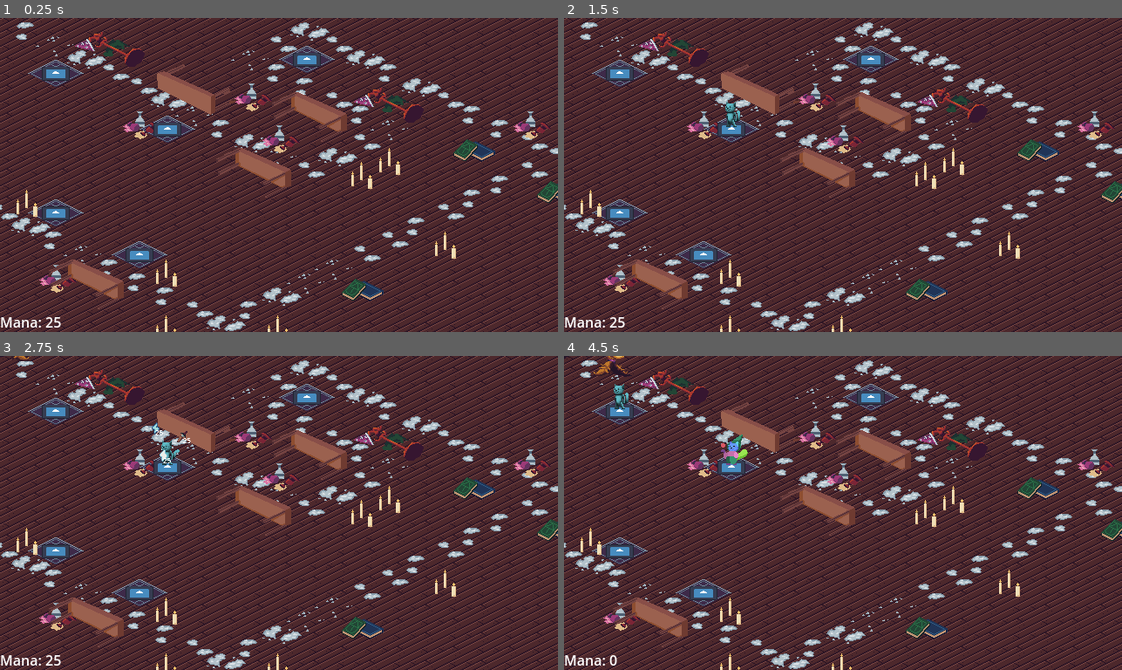
Above: before the commit, frames 1-4 (two rows, left to right).
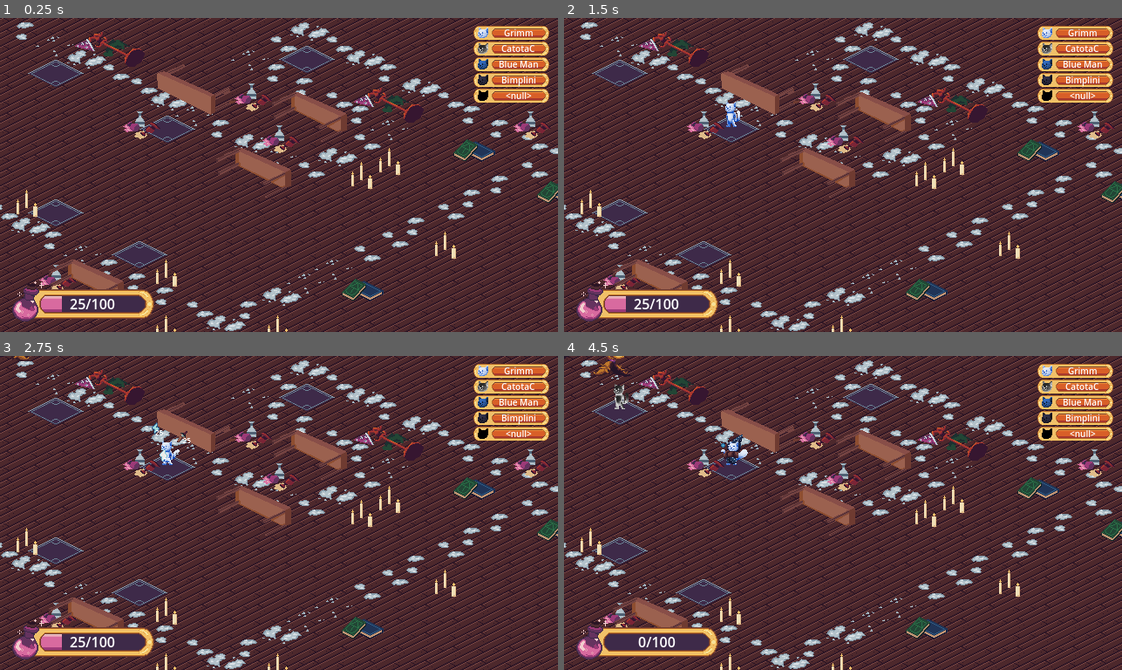
Above: after the commit, the same moments.

Repository: Travotavo/cat-td
Game: Godot game, scene res://Travo_Testing.tscn
Same seed, same stepped clock (60 frames per second), same inputs: the game is played once before the commit and once after it. This scene is started directly instead of the project's main scene. The engine's default icon, where the game draws it, is replaced by a stand-in: a white triangle on a blue panel in a dark square.
Inputs (mouse positions are in pixels of both pictures, inside the frame that each line leads up to):
- Up to frame 1 (0.25 s): no input
- Up to frame 2 (1.5 s): tap Enter at 0.5 s; move the mouse to (731, 131) at 0.52 s; click (731, 131) at 0.67 s; click (731, 127) at 1.25 s
- Up to frame 3 (2.75 s): tap Space at 2 s; move the mouse to (167, 450) at 2.02 s; click (167, 450) at 2.17 s
- Up to frame 4 (4.5 s): click "25" at 2.75 s; move the mouse to (619, 412) at 3.52 s; click (619, 412) at 3.67 s; click (619, 409) at 4.25 s

The runs differ from the first frame. In frame 1, 6.0% of the frame differs, in the area x 0-99%, y 2-99%; in frame 2, 6.1%; in frame 3, 6.1%; in frame 4, 6.3%.

Commit message:
Cat hunger visualized. Cat personalities added

Diff:
--- /dev/null
+++ b/Scenes/Menus/cat_display.tscn
@@ -0,0 +1,70 @@
+[gd_scene load_steps=11 format=3 uid="uid://2bwmjmw547ym"]
+
+[ext_resource type="Script" uid="uid://dg1mvwdcurqpe" path="res://Scripts/Menus/cat_display.gd" id="1_fsu8v"]
+[ext_resource type="Resource" uid="uid://cbsbaos7v2gud" path="res://Scripts/Towers/Cats/Tac.tres" id="2_dlkiy"]
+[ext_resource type="Shader" uid="uid://cvlpd831rsmno" path="res://Assets/Towers/_Cat_Color.gdshader" id="3_1vley"]
+[ext_resource type="Texture2D" uid="uid://b4fmrlutyogtb" path="res://Assets/Menus/UI buttons/hunger_bar.png" id="4_iinl0"]
+
+[sub_resource type="Gradient" id="Gradient_lp3y4"]
+colors = PackedColorArray(0, 0, 0, 1, 0.440117, 0.857793, 0.910538, 1)
+
+[sub_resource type="GradientTexture1D" id="GradientTexture1D_o6uye"]
+gradient = SubResource("Gradient_lp3y4")
+
+[sub_resource type="ShaderMaterial" id="ShaderMaterial_okqra"]
+resource_local_to_scene = true
+shader = ExtResource("3_1vley")
+shader_parameter/epsilon = 0.0001
+shader_parameter/colors = SubResource("GradientTexture1D_o6uye")
+shader_parameter/target_colors = PackedColorArray(0.172549, 0.0745098, 0.160784, 1, 0.847059, 0.415686, 0.623529, 1, 0.776471, 0.278431, 0.509804, 1, 0.321569, 0.117647, 0.227451, 1, 0.615686, 0.227451, 0.470588, 1, 0.396078, 0.2, 0.372549, 1, 0.211765, 0.0862745, 0.188235, 1, 0.639216, 0.333333, 0.580392, 1, 0.607843, 0.270588, 0.52549, 1, 0.337255, 0.160784, 0.329412, 1, 0.533333, 0.243137, 0.505882, 1, 0.431373, 0.231373, 0.462745, 1, 0.270588, 0.141176, 0.298039, 1, 0.396078, 0.192157, 0.396078, 1, 0.329412, 0.172549, 0.368627, 1)
+
+[sub_resource type="AtlasTexture" id="AtlasTexture_brtj4"]
+atlas = ExtResource("4_iinl0")
+region = Rect2(0, 0, 96, 32)
+
+[sub_resource type="AtlasTexture" id="AtlasTexture_g7jon"]
+atlas = ExtResource("4_iinl0")
+region = Rect2(0, 64, 96, 32)
+
+[sub_resource type="AtlasTexture" id="AtlasTexture_nybq7"]
+atlas = ExtResource("4_iinl0")
+region = Rect2(0, 32, 96, 32)
+
+[node name="Cat Display" type="Control"]
+layout_mode = 3
+anchors_preset = 0
+offset_top = 14.0
+offset_bottom = 14.0
+script = ExtResource("1_fsu8v")
+cat = ExtResource("2_dlkiy")
+
+[node name="TextureProgressBar" type="TextureProgressBar" parent="."]
+material = SubResource("ShaderMaterial_okqra")
+layout_mode = 0
+offset_left = 6.0
+offset_top = -16.0
+offset_right = 102.0
+offset_bottom = 24.0
+min_value = -27.0
+max_value = 110.0
+value = 100.0
+texture_under = SubResource("AtlasTexture_brtj4")
+texture_over = SubResource("AtlasTexture_g7jon")
+texture_progress = SubResource("AtlasTexture_nybq7")
+
+[node name="Label" type="Label" parent="TextureProgressBar"]
+layout_mode = 0
+offset_left = 24.0
+offset_top = 5.0
+offset_right = 82.0
+offset_bottom = 28.0
+theme_override_font_sizes/font_size = 10
+text = "Blue Man"
+horizontal_alignment = 1
+vertical_alignment = 1
+
+[node name="Scavenge" type="Timer" parent="."]
+wait_time = 10.0
+one_shot = true
+
+[connection signal="timeout" from="Scavenge" to="." method="refresh"]
--- /dev/null
+++ b/Scenes/Menus/mana_display.tscn
@@ -0,0 +1,59 @@
+[gd_scene load_steps=7 format=3 uid="uid://7ffa3xpwvjcm"]
+
+[ext_resource type="Script" uid="uid://vw1u2uxqw8kv" path="res://Scripts/Menus/mana_display.gd" id="1_o5w7v"]
+[ext_resource type="Texture2D" uid="uid://dg7xn7d8ysfpm" path="res://Assets/Menus/UI buttons/mana_bar.png" id="2_1fu4h"]
+
+[sub_resource type="AtlasTexture" id="AtlasTexture_7nme8"]
+atlas = ExtResource("2_1fu4h")
+region = Rect2(0, 0, 192, 64)
+
+[sub_resource type="AtlasTexture" id="AtlasTexture_l0gwj"]
+atlas = ExtResource("2_1fu4h")
+region = Rect2(0, 128, 192, 64)
+
+[sub_resource type="AtlasTexture" id="AtlasTexture_lnyph"]
+atlas = ExtResource("2_1fu4h")
+region = Rect2(0, 64, 192, 64)
+
+[sub_resource type="AtlasTexture" id="AtlasTexture_lp3y4"]
+atlas = ExtResource("2_1fu4h")
+region = Rect2(0, 192, 192, 64)
+
+[node name="Mana Display" type="Control"]
+layout_mode = 3
+anchors_preset = 2
+anchor_top = 1.0
+anchor_bottom = 1.0
+grow_vertical = 0
+script = ExtResource("1_o5w7v")
+
+[node name="TextureProgressBar" type="TextureProgressBar" parent="."]
+layout_mode = 0
+offset_top = -64.0
+offset_right = 192.0
+min_value = -25.0
+max_value = 110.0
+value = 100.0
+texture_under = SubResource("AtlasTexture_7nme8")
+texture_over = SubResource("AtlasTexture_l0gwj")
+texture_progress = SubResource("AtlasTexture_lnyph")
+
+[node name="Label" type="Label" parent="TextureProgressBar"]
+layout_mode = 1
+anchors_preset = -1
+anchor_left = 0.234375
+anchor_top = 0.3125
+anchor_right = 0.875
+anchor_bottom = 0.6875
+grow_horizontal = 2
+grow_vertical = 2
+text = "100/100"
+horizontal_alignment = 1
+vertical_alignment = 1
+metadata/_edit_use_anchors_ = true
+
+[node name="TextureRect" type="TextureRect" parent="."]
+layout_mode = 0
+offset_top = -64.0
+offset_right = 192.0
+texture = SubResource("AtlasTexture_lp3y4")
--- a/Scenes/Towers/Standard_Cat.tscn
+++ b/Scenes/Towers/Standard_Cat.tscn
@@ -35,7 +35,8 @@
 height = 56.0
 
 [sub_resource type="Gradient" id="Gradient_x4j68"]
-colors = PackedColorArray(0, 0, 0, 1, 0.440117, 0.857793, 0.910538, 1)
+offsets = PackedFloat32Array(0.139344, 0.483607, 0.983607)
+colors = PackedColorArray(0, 0.2555, 0.73, 1, 0.608333, 0.708404, 0.89425, 1, 1, 1, 1, 1)
 
 [sub_resource type="GradientTexture1D" id="GradientTexture1D_03hq3"]
 gradient = SubResource("Gradient_x4j68")
--- a/Scenes/Towers/tower_slot.tscn
+++ b/Scenes/Towers/tower_slot.tscn
@@ -48,6 +48,7 @@
 script = ExtResource("1_krfsh")
 
 [node name="Bed" type="Sprite2D" parent="."]
+visible = false
 scale = Vector2(0.25, 0.125)
 texture = ExtResource("2_1mlm1")
 
--- /dev/null
+++ b/Scripts/Menus/cat_container.gd
@@ -0,0 +1,9 @@
+extends VBoxContainer
+
+func _ready():
+	LevelResources.load_rando_cats(get_child_count())
+	var iter = 0
+	for i in get_children():
+		i.cat = LevelResources.Cats[iter]
+		iter += 1
+		i._load()
--- /dev/null
+++ b/Scripts/Menus/cat_display.gd
@@ -0,0 +1,25 @@
+extends Control
+
+@export var cat:CatStats
+
+func _load():
+	$TextureProgressBar.material.set("shader_parameter/colors",cat.color)
+	$TextureProgressBar/Label.text = cat.nickname
+	cat.connect('starve', scavenge)
+
+func _process(delta):
+	$TextureProgressBar.value = cat.Hunger
+	if LevelResources.Timeout_cats.has(cat):
+		modulate = Color.DIM_GRAY
+	else:
+		modulate = Color.WHITE
+
+func scavenge():
+	LevelResources.Used_Cats.erase(cat)
+	LevelResources.Timeout_cats.append(cat)
+	$Scavenge.start()
+
+func refresh():
+	cat.feed()
+	LevelResources.Timeout_cats.erase(cat)
+	LevelResources.Unused_Cats.append(cat)
--- a/Scripts/Menus/mana_display.gd
+++ b/Scripts/Menus/mana_display.gd
@@ -1,4 +1,5 @@
-extends Label
+extends Control
 
 func _process(delta):
-	text = "Mana: " + str(LevelResources.Mana)
+	$TextureProgressBar.value = LevelResources.Mana
+	$TextureProgressBar/Label.text = str(LevelResources.Mana) + "/100"
--- a/Scripts/Towers/Cat.gd
+++ b/Scripts/Towers/Cat.gd
@@ -1,13 +1,15 @@
 extends Node2D
 class_name Cat
 
-var Hunger:float = 1.0
-var HungerDrain:float = 0.05
+var stats:CatStats
 var Near_Brooms:Array = []
 
 @onready var range := $Range/CollisionShape2D
 var cooled = false
 @onready var sprite = $Sprite
+
+func _load():
+	$Sprite.material.set("shader_parameter/colors",stats.color)
 
 func _ready():
 	AddState("Base", Cat_Form.new())
@@ -36,11 +38,12 @@
 	cooled = true
 
 func _cat_fire():
-	if Hunger < 0:
+	if stats.Hunger < 0:
+		stats.emit_signal('starve')
 		_remove_cat()
 		return
 	$AnimationPlayer.play("Attack")
-	Hunger -= HungerDrain
+	stats.Hunger -= 10
 	form._attack(5)
 	$Cooldown.start()
 
--- a/Scripts/Towers/Cat_Resource.gd
+++ b/Scripts/Towers/Cat_Resource.gd
@@ -1,9 +1,12 @@
 extends Resource
+class_name CatStats
 
+signal starve
 signal restock
 
-@export var palette:ColorPalette
 @export var nickname:String
+@export var color:Texture2D
+
 var Max_Hunger = 100
 var Hunger = 100
 
--- /dev/null
+++ b/Scripts/Towers/Cats/AAA.tres
@@ -0,0 +1,16 @@
+[gd_resource type="Resource" script_class="CatStats" load_steps=4 format=3 uid="uid://dqvx8brdvaxcj"]
+
+[ext_resource type="Script" uid="uid://dnh2fgt20k5iw" path="res://Scripts/Towers/Cat_Resource.gd" id="1_k5a4v"]
+
+[sub_resource type="Gradient" id="Gradient_k5a4v"]
+offsets = PackedFloat32Array(0.60241)
+colors = PackedColorArray(0, 0, 0, 1)
+
+[sub_resource type="GradientTexture1D" id="GradientTexture1D_o4wkk"]
+gradient = SubResource("Gradient_k5a4v")
+
+[resource]
+script = ExtResource("1_k5a4v")
+nickname = "<null>"
+color = SubResource("GradientTexture1D_o4wkk")
+metadata/_custom_type_script = "uid://dnh2fgt20k5iw"
--- /dev/null
+++ b/Scripts/Towers/Cats/Bimplini.tres
@@ -0,0 +1,15 @@
+[gd_resource type="Resource" script_class="CatStats" load_steps=4 format=3 uid="uid://bc3l0xmqaiipl"]
+
+[ext_resource type="Script" uid="uid://dnh2fgt20k5iw" path="res://Scripts/Towers/Cat_Resource.gd" id="1_h5r6l"]
+
+[sub_resource type="Gradient" id="Gradient_h5r6l"]
+colors = PackedColorArray(0, 0, 0, 1, 0.22811, 0.228247, 0.339072, 1)
+
+[sub_resource type="GradientTexture1D" id="GradientTexture1D_e2apd"]
+gradient = SubResource("Gradient_h5r6l")
+
+[resource]
+script = ExtResource("1_h5r6l")
+nickname = "Bimplini"
+color = SubResource("GradientTexture1D_e2apd")
+metadata/_custom_type_script = "uid://dnh2fgt20k5iw"
--- /dev/null
+++ b/Scripts/Towers/Cats/BlueMan.tres
@@ -0,0 +1,15 @@
+[gd_resource type="Resource" script_class="CatStats" load_steps=4 format=3 uid="uid://det11xub2tra0"]
+
+[ext_resource type="Script" uid="uid://dnh2fgt20k5iw" path="res://Scripts/Towers/Cat_Resource.gd" id="1_hbhre"]
+
+[sub_resource type="Gradient" id="Gradient_hbhre"]
+colors = PackedColorArray(0, 0, 0, 1, 0.2356, 0.492022, 0.87893, 1)
+
+[sub_resource type="GradientTexture1D" id="GradientTexture1D_gi6w7"]
+gradient = SubResource("Gradient_hbhre")
+
+[resource]
+script = ExtResource("1_hbhre")
+nickname = "Blue Man"
+color = SubResource("GradientTexture1D_gi6w7")
+metadata/_custom_type_script = "uid://dnh2fgt20k5iw"
--- /dev/null
+++ b/Scripts/Towers/Cats/Cream_Color.tres
@@ -0,0 +1,16 @@
+[gd_resource type="Resource" script_class="CatStats" load_steps=4 format=3 uid="uid://cxh0ubqty38kp"]
+
+[ext_resource type="Script" uid="uid://dnh2fgt20k5iw" path="res://Scripts/Towers/Cat_Resource.gd" id="1_70kuv"]
+
+[sub_resource type="Gradient" id="Gradient_x4j68"]
+offsets = PackedFloat32Array(0.114754, 0.385246, 0.786885, 1)
+colors = PackedColorArray(0, 0, 0, 1, 0.398936, 0.0698129, 0.387315, 1, 0.957324, 0.604301, 0.558663, 1, 1, 1, 1, 1)
+
+[sub_resource type="GradientTexture1D" id="GradientTexture1D_03hq3"]
+gradient = SubResource("Gradient_x4j68")
+
+[resource]
+script = ExtResource("1_70kuv")
+nickname = "Angel"
+color = SubResource("GradientTexture1D_03hq3")
+metadata/_custom_type_script = "uid://dnh2fgt20k5iw"
--- /dev/null
+++ b/Scripts/Towers/Cats/Grimm.tres
@@ -0,0 +1,16 @@
+[gd_resource type="Resource" script_class="CatStats" load_steps=4 format=3 uid="uid://dyih8nuw330c2"]
+
+[ext_resource type="Script" uid="uid://dnh2fgt20k5iw" path="res://Scripts/Towers/Cat_Resource.gd" id="1_lqyr5"]
+
+[sub_resource type="Gradient" id="Gradient_lqyr5"]
+offsets = PackedFloat32Array(0.139344, 0.483607, 0.983607)
+colors = PackedColorArray(0, 0.2555, 0.73, 1, 0.608333, 0.708404, 0.89425, 1, 1, 1, 1, 1)
+
+[sub_resource type="GradientTexture1D" id="GradientTexture1D_v5wur"]
+gradient = SubResource("Gradient_lqyr5")
+
+[resource]
+script = ExtResource("1_lqyr5")
+nickname = "Grimm"
+color = SubResource("GradientTexture1D_v5wur")
+metadata/_custom_type_script = "uid://dnh2fgt20k5iw"
--- /dev/null
+++ b/Scripts/Towers/Cats/Tac.tres
@@ -0,0 +1,15 @@
+[gd_resource type="Resource" script_class="CatStats" load_steps=4 format=3 uid="uid://cbsbaos7v2gud"]
+
+[ext_resource type="Script" uid="uid://dnh2fgt20k5iw" path="res://Scripts/Towers/Cat_Resource.gd" id="1_0ydrm"]
+
+[sub_resource type="Gradient" id="Gradient_0ydrm"]
+colors = PackedColorArray(1, 1, 1, 1, 0, 0, 0, 1)
+
+[sub_resource type="GradientTexture1D" id="GradientTexture1D_u1hbp"]
+gradient = SubResource("Gradient_0ydrm")
+
+[resource]
+script = ExtResource("1_0ydrm")
+nickname = "CatotaC"
+color = SubResource("GradientTexture1D_u1hbp")
+metadata/_custom_type_script = "uid://dnh2fgt20k5iw"
--- a/Scripts/Towers/Summon_Button.gd
+++ b/Scripts/Towers/Summon_Button.gd
@@ -1,13 +1,12 @@
 extends Node2D
 
-signal summon(tower:PackedScene)
+signal summon(tower:PackedScene, stats:CatStats)
 
 @export var summon_option:PackedScene
 @export var cost:int = 0
 
 func _on_button_down():
-	if cost > 0:
-		#Put price checking here, then return if impossible
-		pass
-	emit_signal('summon', summon_option)
+	if LevelResources.Unused_Cats.size() == 0:
+		return
+	emit_signal('summon', summon_option,LevelResources.Unused_Cats[0])
 	get_parent().visible = false
--- a/Scripts/Towers/Tower_Slot.gd
+++ b/Scripts/Towers/Tower_Slot.gd
@@ -8,15 +8,18 @@
 	if event is InputEventMouseButton and event.button_index == 1 and event.pressed:
 		$Enchant_Wheel._show()
 
-func _add_tower(Tower:PackedScene):
+func _add_tower(Tower:PackedScene, stats:CatStats = null):
 	var summon = Tower.instantiate()
 	if not summon is Cat:
 		$Bed.visible = false
 	$MouseShape/CollisionShape2D.disabled = true
+	summon.stats = stats
+	summon._load()
+	LevelResources.Unused_Cats.erase(stats)
+	LevelResources.Used_Cats.append(stats)
 	$Active_Slot.add_child(summon)
 	summon.connect("cat_leaves", _remove_tower)
 
 func _remove_tower():
 	$MouseShape/CollisionShape2D.disabled = false
-	$Bed.visible = true
 	$Active_Slot.get_children()[0].queue_free()
--- a/Scripts/level_resources.gd
+++ b/Scripts/level_resources.gd
@@ -1,3 +1,22 @@
 extends Node
 var Mana = 25
-var Cat_Names = ["Cataniel", "Bud", "Kid"]
+var Cats:Array[CatStats] = []
+var Unused_Cats = []
+var Used_Cats = []
+var Timeout_cats = []
+
+var cat_directory := "res://Scripts/Towers/Cats/"
+var cat_files:Array
+func _enter_tree():
+	var dir := DirAccess.open(cat_directory)
+	cat_files = dir.get_files()
+
+func load_rando_cats(num:int):
+	var picking_cats = cat_files.duplicate()
+	Cats = []
+	for i in range(num):
+		var picked = picking_cats.pick_random()
+		print(picked)
+		picking_cats.erase(picked)
+		Cats.append(load(cat_directory + picked))
+	Unused_Cats = Cats
--- a/Travo_Testing.tscn
+++ b/Travo_Testing.tscn
@@ -1,9 +1,15 @@
-[gd_scene load_steps=6 format=4 uid="uid://b27ufh8q8o608"]
+[gd_scene load_steps=12 format=4 uid="uid://b27ufh8q8o608"]
 
 [ext_resource type="Script" uid="uid://bum1aim1md2bb" path="res://Scripts/Enemies/Enemy_Spawn.gd" id="1_bg3am"]
 [ext_resource type="TileSet" uid="uid://cedcotmulrtlr" path="res://Assets/world tiles/tile_atlas.tres" id="2_o1loe"]
 [ext_resource type="PackedScene" uid="uid://dmfmy7258pykw" path="res://Scenes/Towers/tower_slot.tscn" id="2_r7ec0"]
-[ext_resource type="Script" uid="uid://vw1u2uxqw8kv" path="res://Scripts/Menus/mana_display.gd" id="4_o1loe"]
+[ext_resource type="PackedScene" uid="uid://7ffa3xpwvjcm" path="res://Scenes/Menus/mana_display.tscn" id="4_7nme8"]
+[ext_resource type="PackedScene" uid="uid://2bwmjmw547ym" path="res://Scenes/Menus/cat_display.tscn" id="5_6kjp3"]
+[ext_resource type="Script" uid="uid://2jijo3cvfbo7" path="res://Scripts/Menus/cat_container.gd" id="5_o6uye"]
+[ext_resource type="Resource" uid="uid://bc3l0xmqaiipl" path="res://Scripts/Towers/Cats/Bimplini.tres" id="6_7nme8"]
+[ext_resource type="Resource" uid="uid://det11xub2tra0" path="res://Scripts/Towers/Cats/BlueMan.tres" id="7_l0gwj"]
+[ext_resource type="Resource" uid="uid://cxh0ubqty38kp" path="res://Scripts/Towers/Cats/Cream_Color.tres" id="8_lnyph"]
+[ext_resource type="Resource" uid="uid://dqvx8brdvaxcj" path="res://Scripts/Towers/Cats/AAA.tres" id="9_lp3y4"]
 
 [sub_resource type="Curve2D" id="Curve2D_n1ojd"]
 _data = {
@@ -65,17 +71,36 @@
 grow_vertical = 2
 mouse_filter = 2
 
-[node name="Label" type="Label" parent="CanvasLayer/Control"]
+[node name="Mana Display" parent="CanvasLayer/Control" instance=ExtResource("4_7nme8")]
 layout_mode = 1
-anchors_preset = 2
-anchor_top = 1.0
-anchor_bottom = 1.0
-offset_top = -23.0
-offset_right = 48.0
-grow_vertical = 0
-text = "Mana:"
-script = ExtResource("4_o1loe")
-metadata/_edit_use_anchors_ = true
+
+[node name="CatContainer" type="VBoxContainer" parent="CanvasLayer/Control"]
+layout_mode = 0
+offset_left = 536.0
+offset_right = 640.0
+offset_bottom = 106.0
+theme_override_constants/separation = 18
+alignment = 1
+script = ExtResource("5_o6uye")
+
+[node name="Cat Display" parent="CanvasLayer/Control/CatContainer" instance=ExtResource("5_6kjp3")]
+layout_mode = 2
+cat = ExtResource("6_7nme8")
+
+[node name="Cat Display2" parent="CanvasLayer/Control/CatContainer" instance=ExtResource("5_6kjp3")]
+layout_mode = 2
+cat = ExtResource("7_l0gwj")
+
+[node name="Cat Display3" parent="CanvasLayer/Control/CatContainer" instance=ExtResource("5_6kjp3")]
+layout_mode = 2
+
+[node name="Cat Display4" parent="CanvasLayer/Control/CatContainer" instance=ExtResource("5_6kjp3")]
+layout_mode = 2
+cat = ExtResource("8_lnyph")
+
+[node name="Cat Display5" parent="CanvasLayer/Control/CatContainer" instance=ExtResource("5_6kjp3")]
+layout_mode = 2
+cat = ExtResource("9_lp3y4")
 
 [node name="Projectile_Parent" type="Node2D" parent="." groups=["Projectile_Parent"]]
 
Binary file added: Assets/Menus/UI buttons/hunger_bar.png
Not shown, added: Assets/Menus/UI buttons/hunger_bar.png.import
Binary file changed: Assets/Towers/Zap Cat/Lightning_Cat_Sheet.png
Not shown, added: Scripts/Menus/cat_container.gd.uid
Not shown, added: Scripts/Menus/cat_display.gd.uid
